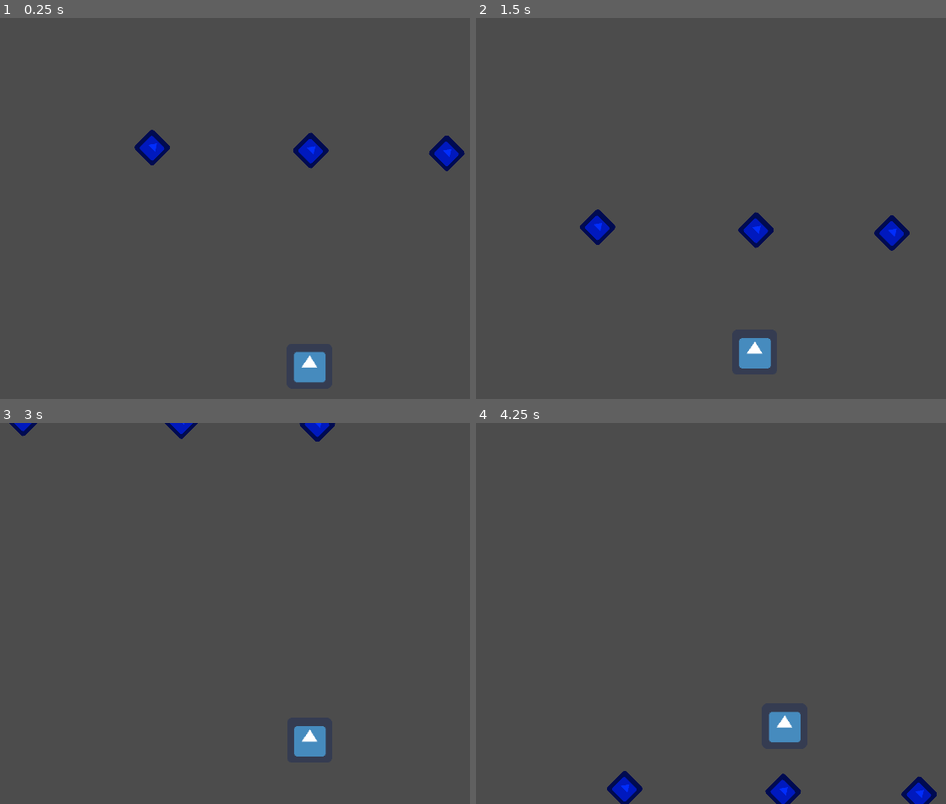
Above: before the commit, frames 1-4 (two rows, left to right).
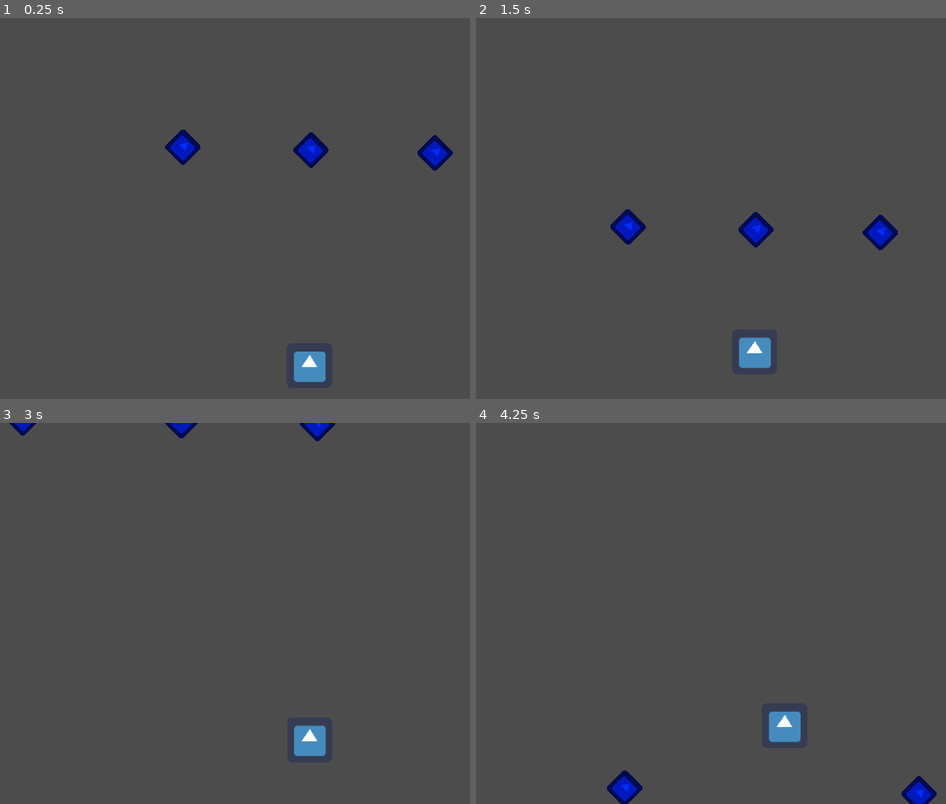
Above: after the commit, the same moments.

Repository: delleloper/staysafejam
Game: Godot game, scene res://Game.tscn
The game is run twice, just before and just after one commit, with the same random seed, the same clock (stepped at 60 frames per second) and the same inputs. The engine's default icon, where the game draws it, is replaced by a stand-in: a white triangle on a blue panel in a dark square.
Inputs:
- Up to frame 1 (0.25 s): no input
- Up to frame 2 (1.5 s): hold D (move_right) 0.53-1.28 s; hold A (move_left) from 1.28 s (still down)
- Up to frame 3 (3 s): release A (move_left) at 2.03 s; hold D (move_right) from 2.03 s (still down)
- Up to frame 4 (4.25 s): release D (move_right) at 3.53 s; hold A (move_left) from 3.53 s (still down)

The runs differ from the first frame. In frame 1, 1.4% of the frame differs, in the area x 28-99%, y 29-96%; in frame 2, 1.4%; in frame 3, 0.1%; in frame 4, 0.5%.

Commit message:
Lot of little changes

Diff:
--- a/BaseItem.gd
+++ b/BaseItem.gd
@@ -6,9 +6,11 @@
 var type
 
 func _ready() -> void:
-	type = itemTypes.FOOD
+	randomize()
+	type = randi()% itemTypes.size()
 
 
 func _on_BaseItem_body_entered(body: Node) -> void:
 	if body.is_in_group("player"):
 		body.addItem(self)
+		queue_free()
--- a/Character.gd
+++ b/Character.gd
@@ -1,4 +1,4 @@
-extends KinematicBody2D
+extends StaticBody2D
 
 var dialog
 
--- a/Character.tscn
+++ b/Character.tscn
@@ -27,7 +27,7 @@
 [sub_resource type="CircleShape2D" id=4]
 radius = 55.1601
 
-[node name="BaseCharacter" type="KinematicBody2D"]
+[node name="BaseCharacter" type="StaticBody2D"]
 script = ExtResource( 2 )
 
 [node name="sprite" type="Sprite" parent="."]
--- a/FinishLine.gd
+++ b/FinishLine.gd
@@ -6,7 +6,7 @@
 func _on_FinishLine_body_entered(body: Node) -> void:
 	if body.is_in_group("player"):
 		GM.triggerDialog(dialog)
-		body.running = false
+		body.reachedEnd = true
 
 func _ready() -> void:
 	dialog = obtainDialog(id)
--- a/Game.tscn
+++ b/Game.tscn
@@ -6,14 +6,16 @@
 [ext_resource path="res://UI.tscn" type="PackedScene" id=4]
 [ext_resource path="res://BaseItem.tscn" type="PackedScene" id=5]
 [ext_resource path="res://FinishLine.tscn" type="PackedScene" id=6]
+[ext_resource path="res://Level.gd" type="Script" id=7]
 
 [node name="Game" type="Node"]
 __meta__ = {
-"_edit_vertical_guides_": [ 1085.33, 892.362, 667.149 ]
+"_edit_vertical_guides_": [ 1072.87, 892.362, 712.582 ]
 }
 
 [node name="Level" type="Node2D" parent="."]
 position = Vector2( -76.9791, -11.6913 )
+script = ExtResource( 7 )
 
 [node name="LevelEntities" type="Node2D" parent="Level"]
 
@@ -313,7 +315,7 @@
 rotation = 0.785397
 
 [node name="BaseItem2" parent="Level/LevelEntities" instance=ExtResource( 5 )]
-position = Vector2( 833.308, -2622.92 )
+position = Vector2( 741.033, -2614.72 )
 rotation = 0.785397
 
 [node name="BaseItem3" parent="Level/LevelEntities" instance=ExtResource( 5 )]
@@ -329,7 +331,7 @@
 rotation = 0.785397
 
 [node name="BaseItem8" parent="Level/LevelEntities" instance=ExtResource( 5 )]
-position = Vector2( 1164.06, 2725.68 )
+position = Vector2( 1147.44, 2725.68 )
 rotation = 0.785397
 
 [node name="BaseItem7" parent="Level/LevelEntities" instance=ExtResource( 5 )]
@@ -337,7 +339,7 @@
 rotation = 0.785397
 
 [node name="BaseItem6" parent="Level/LevelEntities" instance=ExtResource( 5 )]
-position = Vector2( 746.061, 2717.68 )
+position = Vector2( 789.321, 2717.68 )
 rotation = 0.785397
 
 [node name="FinishLine" parent="Level/LevelEntities" instance=ExtResource( 6 )]
@@ -345,7 +347,7 @@
 position = Vector2( 970.294, -3204.35 )
 
 [node name="Character" parent="Level/LevelEntities/FinishLine" instance=ExtResource( 1 )]
-position = Vector2( 0, -94.8696 )
+position = Vector2( -1, -150 )
 
 [node name="CanvasLayer" type="CanvasLayer" parent="."]
 
--- a/GameManager.gd
+++ b/GameManager.gd
@@ -1,6 +1,11 @@
 extends Node
 
 var UI
+var player
+var full = false
+
+func _ready() -> void:
+	OS.window_fullscreen = full
 
 func triggerDialog(dialog):
 	UI.displayDialog(dialog)
--- /dev/null
+++ b/Level.gd
@@ -0,0 +1,4 @@
+extends Node2D
+
+func _ready():
+	pass
--- a/Player.gd
+++ b/Player.gd
@@ -4,23 +4,43 @@
 class_name Player
 
 onready var cam = $Camera2D
+
 const ACCELERATION = 120
 const SLIDE_ACCELERATION = 600
 const MAX_SPEED = 600
 const FRICTION = 500
+
+export var hp = 3
+
 var velocity = Vector2.ZERO
-var full = false
-var inventory
-export var hp = 3
+var inventory = [3]
 var running = true
 var currentSide = side.MIDDLE
+var reachedEnd = false
+
+signal game_failed
+signal game_succeded
 
 func _ready() -> void:
-	OS.window_fullscreen = full
+	inventory.resize(Item.itemTypes.size())
+	for i in inventory.size():
+		inventory[i] = 0
+	GM.player = self
+
+func _process(delta: float) -> void:
+	if hp <= 0:
+		die()
+	if reachedEnd:
+		running = false
+		$Camera2D.position.y = 0
+	else:
+		$Camera2D.position.y = -225
+	if true:
+		emit_signal("game_succeded")
+	else:
+		emit_signal("game_failed")
 
 func _physics_process(_delta: float) -> void:
-	if hp <= 0:
-		die()
 	var inputVector = Vector2.ZERO
 	if running:
 		inputVector.y = -1
@@ -47,11 +67,12 @@
 			currentSide = side.RIGHT
 		else:
 			currentSide = side.MIDDLE
+
 	velocity = move_and_slide(velocity)
-
 
 func die():
 	queue_free()
 
 func addItem(_item :Item):
-	pass
+	print(Item.itemTypes.keys()[_item.type])
+	inventory[_item.type] += 1
--- a/Player.tscn
+++ b/Player.tscn
@@ -22,7 +22,7 @@
 script = ExtResource( 3 )
 
 [node name="Camera2D" type="Camera2D" parent="."]
-position = Vector2( 0, -225.634 )
+position = Vector2( 0, -225 )
 current = true
 zoom = Vector2( 0.5, 0.5 )
 smoothing_enabled = true
Not shown: 1 places in Game.tscn that only renumber resources
